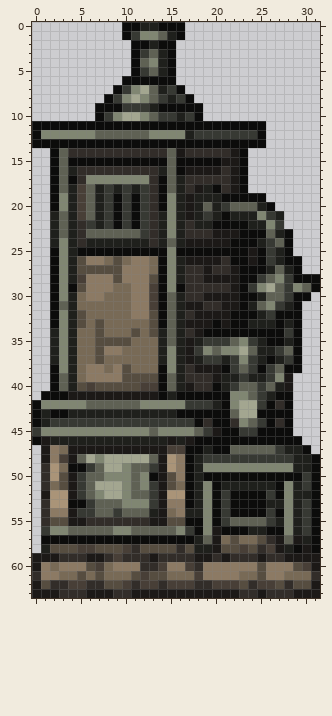
File history of a pixel-art sprite, content/Entities/Structures/Buildings/Furnace/furnace.01.png. Above, as it was before the edit.
The file is 32x64 pixels.
New version:
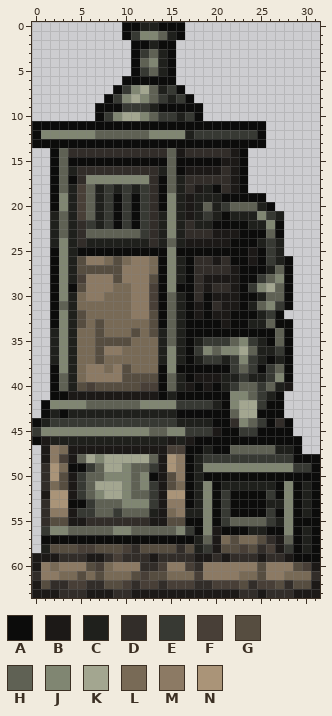
Palette (. is transparent): A #0c0c0b  B #1c1917  C #1f201c  D #322d29  E #373933  F #483f37  G #564d40  H #5f6154  J #808672  K #a3a690  L #786a56  M #8c7a64  N #aa9478
Edits made:
y 22: x 27 E -> A
y 23: x 27..28 CA -> A.
y 24: x 27..28 HA -> C.
y 25: x 28 A -> .
y 26: x 17..19 BBB -> ADD; x 29 A -> .
y 27: x 17 D -> A; x 19 B -> D; x 28..29 CA -> A.
y 28: x 17 D -> A; x 28..31 EAAA -> A...
y 29: x 17 D -> A; x 19 D -> B; x 28..31 EJHA -> A...
y 30: x 17 D -> A; x 19 B -> A; x 28..30 EAA -> A..
y 31: x 17 B -> A; x 19 D -> A; x 28..29 CA -> A.
y 32: x 17 D -> A; x 19 B -> A; x 28..29 AA -> ..
y 33: x 17..19 BBB -> AAA; x 26 C -> H; x 28..29 CA -> A.
y 34: x 17..18 DB -> AA; x 27..29 AEA -> HA.
y 35: x 17 B -> A; x 27..29 ACA -> HA.
y 36: x 17 B -> A; x 28..29 HA -> A.
y 37: x 17 B -> A; x 28..29 EA -> A.
y 38: x 16..20 CDBBB -> AAAAA; x 29 A -> .
y 39: x 17..19 DDD -> ABB; x 28 B -> A
y 40: x 18..19 DD -> AB
y 41: x 1 A -> .; x 28 A -> .
y 42: x 0..1 AJ -> .A; x 16 J -> E; x 27..28 DA -> A.
y 43: x 0..2 ACA -> .AC; x 28 A -> .
y 44: x 16..19 EEAD -> CCCC
y 45: x 14 J -> H; x 17..18 JH -> EE
y 47: x 27 E -> C; x 29..30 CA -> A.
y 48: x 29..30 CC -> AA
y 49: x 29..30 CC -> EE
y 50: x 30 E -> A
y 51: x 29..30 CE -> AC
y 52: x 29 C -> A
y 53..54: x 29..30 CE -> AC
y 55: x 29..30 CE -> AA
y 56: x 29..30 CE -> AC
y 57: x 29 B -> A
y 58: x 19 C -> E; x 28 C -> E; x 30 B -> C
y 59: x 29..31 BBB -> AAA
Pixel boxes of the changes (left, top, right, bottom) in both pictures:
changed: (266, 220, 320, 562)
changed: (158, 256, 221, 436)
changed: (32, 391, 59, 418)
changed: (203, 544, 212, 553)
